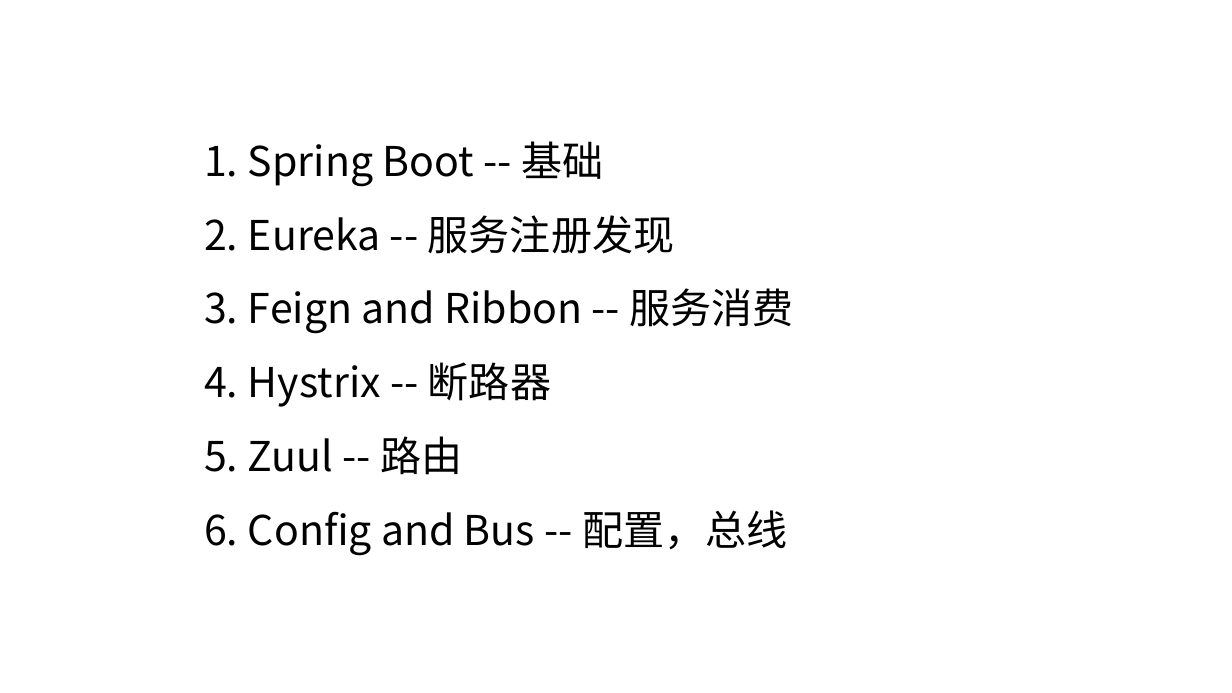
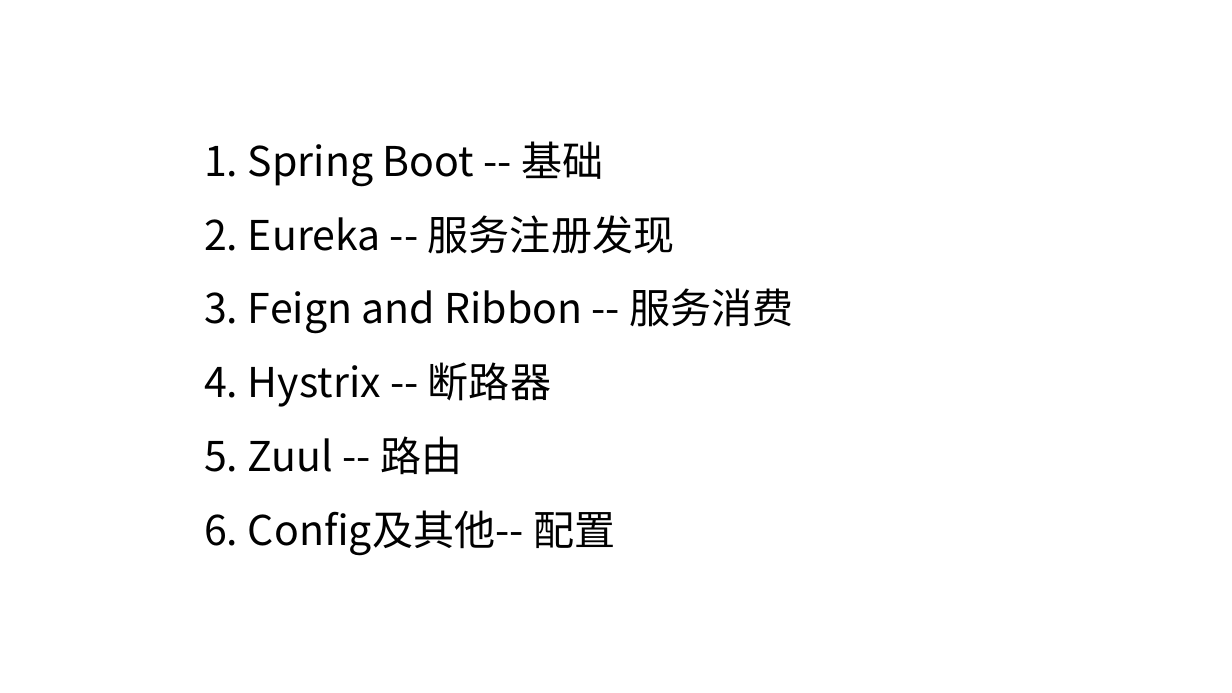
Before and after one commit to pd269hao/demo, a slide deck: slide 4 of doc/技术分享-SpringCloud-20190708.pptx. Drawn at 1232x693 pixels with LibreOffice and Linux fonts; fonts in the diff are those of the drawing; background and template pictures are left out. Boxes give left, top, right and bottom in pixels: in the first picture for what was removed or moved away, otherwise in the second. Text is boxed around its words. In the diff, an @@ line names an element or a change of style, - is before the commit and + after.

```diff
--- a/doc/技术分享-SpringCloud-20190708.pptx
+++ b/doc/技术分享-SpringCloud-20190708.pptx
@@ text at (248,510,615,556): text changed @@
-6. Config and Bus -- 配置，总线
+6. Config及其他-- 配置
```
Also in this commit, not shown: 13 slides added, 13 slides removed, 2 other files.
